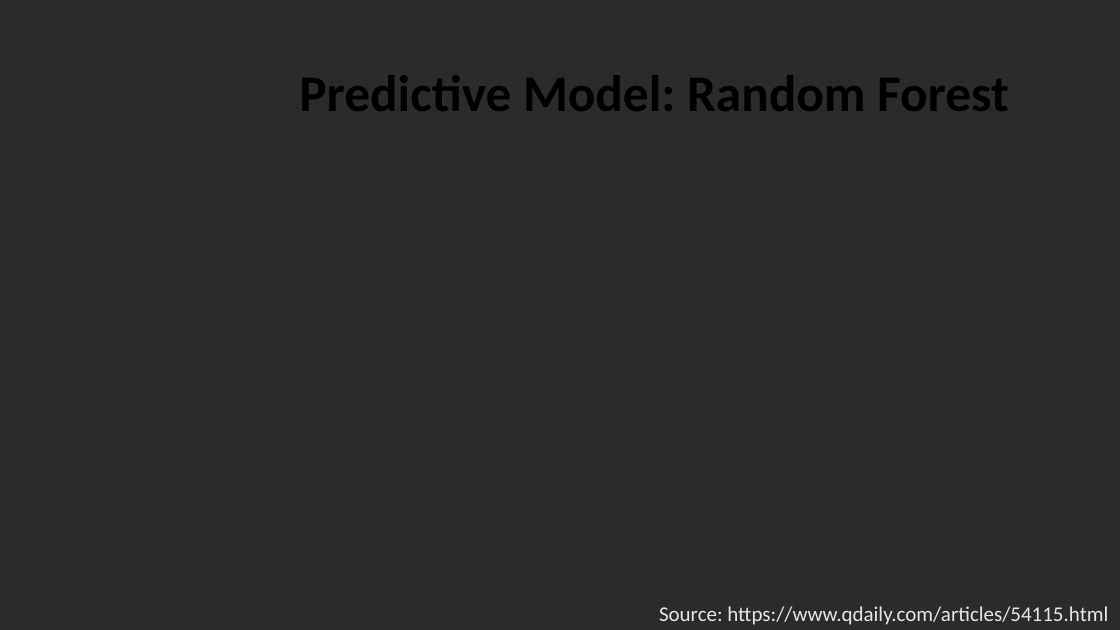
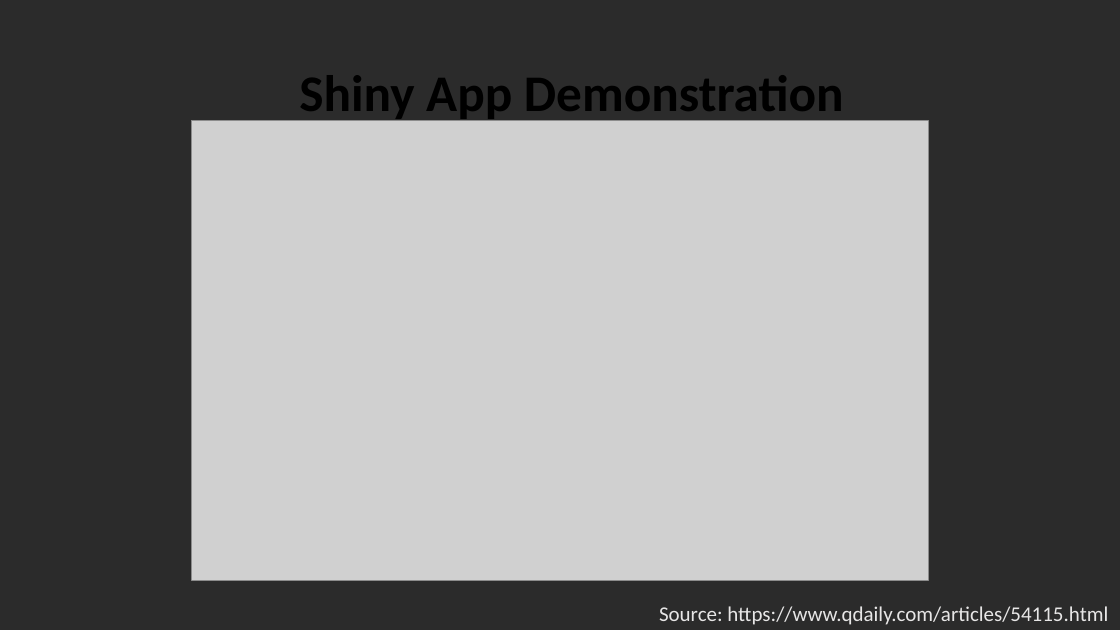
Before and after one commit to sherry-fan01/DATA3888_DiscplineProject2, a slide deck: slide 6 of report&presentation/presentation.pptx. Drawn at 1120x630 pixels with LibreOffice and Linux fonts; fonts in the diff are those of the drawing; grey boxes stand for pictures; background and template pictures are left out; a plain dark background stands for a picture behind light text. Boxes give left, top, right and bottom in pixels: in the first picture for what was removed or moved away, otherwise in the second. Text is boxed around its words. In the diff, an @@ line names an element or a change of style, - is before the commit and + after.

```diff
--- a/report&presentation/presentation.pptx
+++ b/report&presentation/presentation.pptx
@@ title at (299,75,844,123): text changed @@
-Predictive Model: Random Forest
+Shiny App Demonstration
@@ picture added at (192,120,928,581) @@
```
Also in this commit, not shown: 2 other slides changed, 5 other files.
